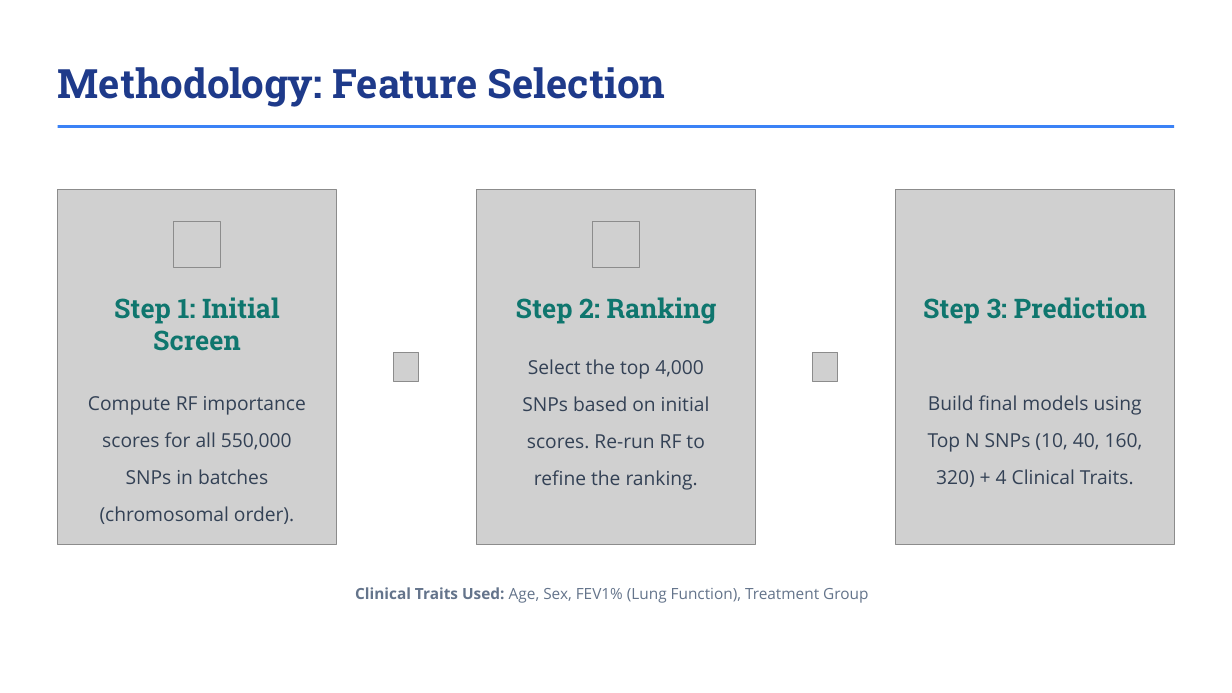
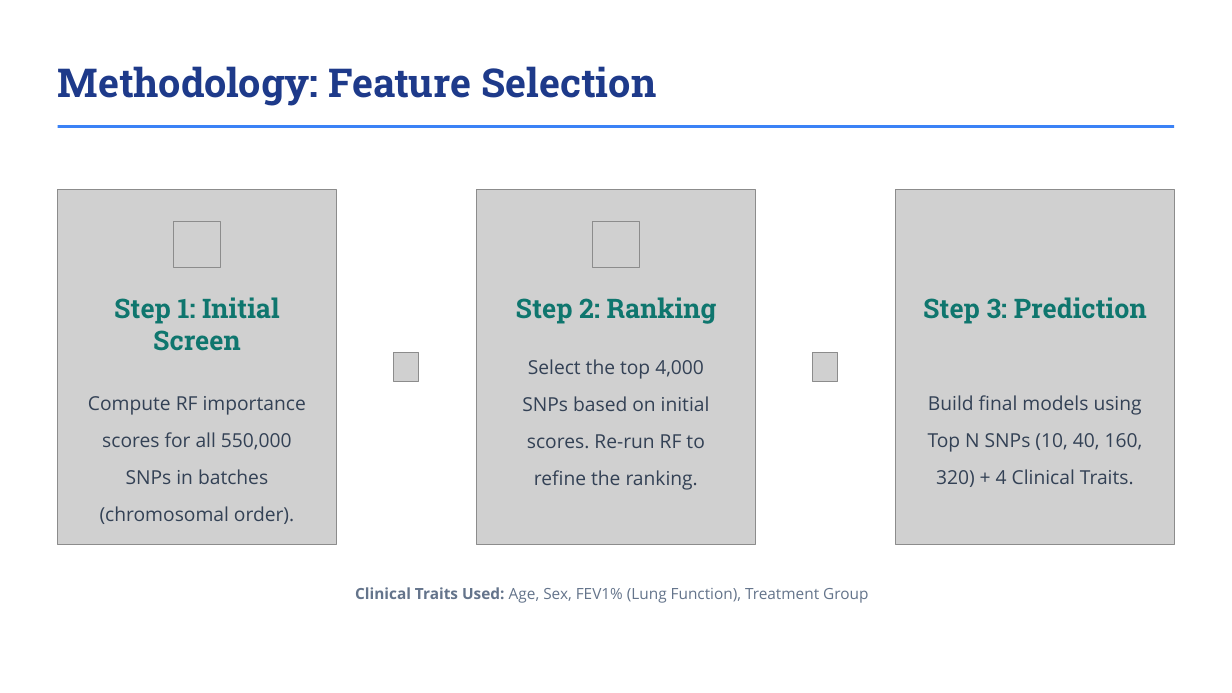
Before and after one commit to mocksu/resume, a slide deck: slide 7 of Predicting Asthma Exacerbations with ML.pptx (slide 6 before the commit). Drawn at 1232x693 pixels with LibreOffice and Linux fonts; fonts in the diff are those of the drawing; grey boxes stand for pictures; background and template pictures are left out. Boxes give left, top, right and bottom in pixels: in the first picture for what was removed or moved away, otherwise in the second. Text is boxed around its words. In the diff, an @@ line names an element or a change of style, - is before the commit and + after.

```diff
--- a/Predicting Asthma Exacerbations with ML.pptx
+++ b/Predicting Asthma Exacerbations with ML.pptx
@@ text "Methodology: Feature Selection" at <box>58,66,656,106</box>: size 31.5 to 31 pt @@
```
Also in this commit, not shown: 10 other slides changed, 2 slides added, 1 slide removed, 5 other files.
